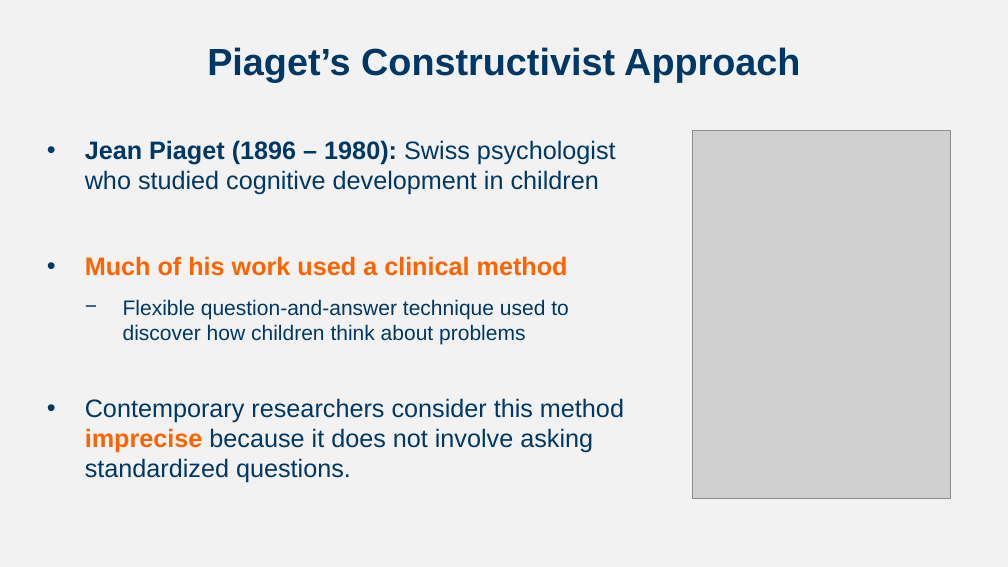
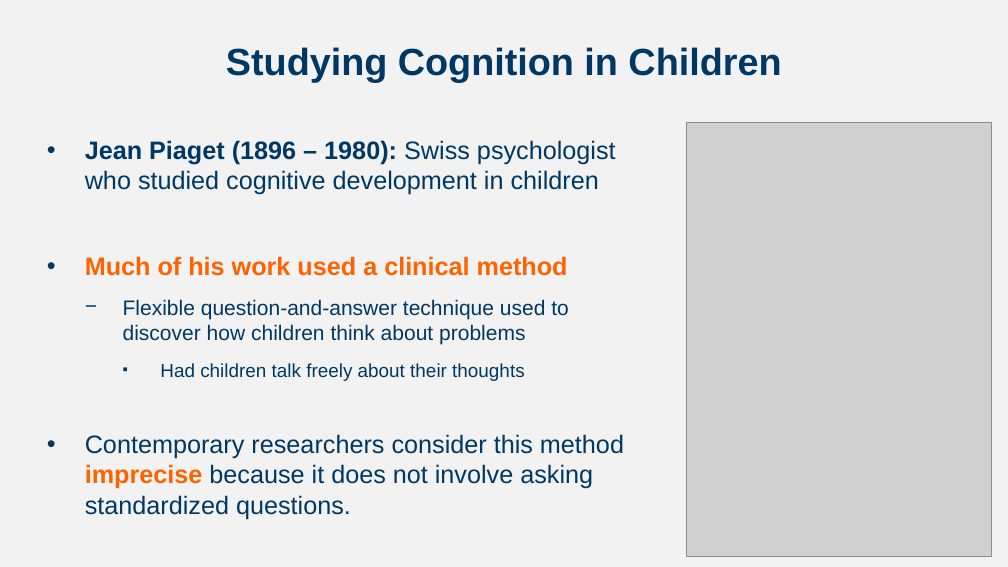
Before and after one commit to npm27/Teaching-Materials, a slide deck: slide 3 of Developmental Fall 23/Slides/Chapter 6.pptx. Drawn at 1008x567 pixels with LibreOffice and Linux fonts; fonts in the diff are those of the drawing; grey boxes stand for pictures. Boxes give left, top, right and bottom in pixels: in the first picture for what was removed or moved away, otherwise in the second. Text is boxed around its words. In the diff, an @@ line names an element or a change of style, - is before the commit and + after.

```diff
--- a/Developmental Fall 23/Slides/Chapter 6.pptx
+++ b/Developmental Fall 23/Slides/Chapter 6.pptx
@@ title at (226, 47, 781, 82): text changed @@
-Piaget’s Constructivist Approach
+Studying Cognition in Children
@@ picture: place and size @@
-picture at (693, 131, 951, 499)
+picture at (687, 122, 991, 557)
@@ text at (160, 363, 524, 381): paragraph added @@
+    ▪ Had children talk freely about their thoughts
```
Also in this commit, not shown: 5 other slides changed, 2 other files.
